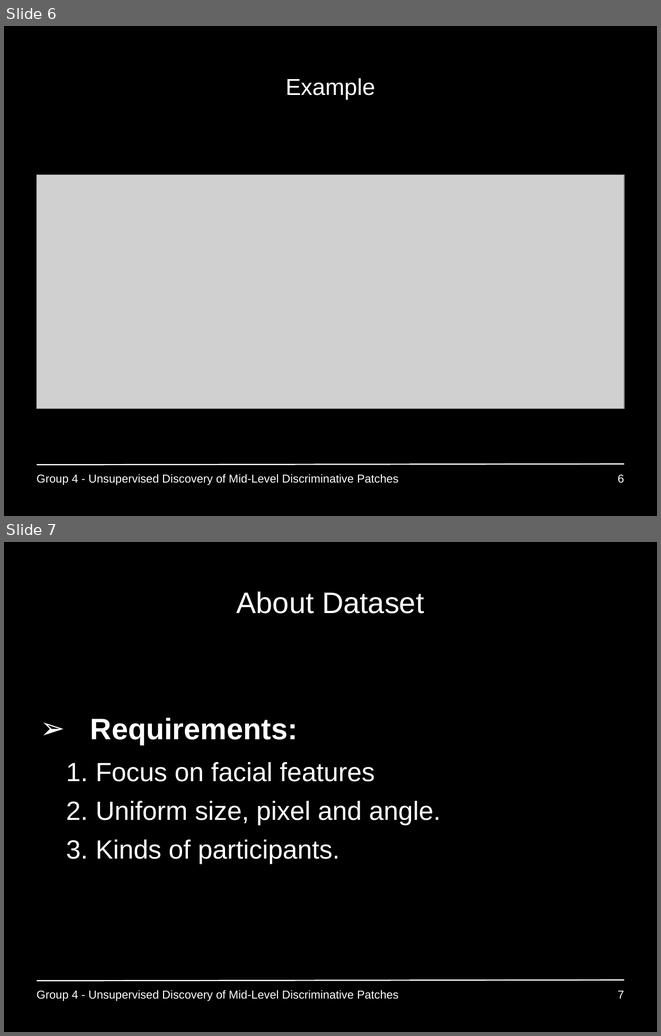
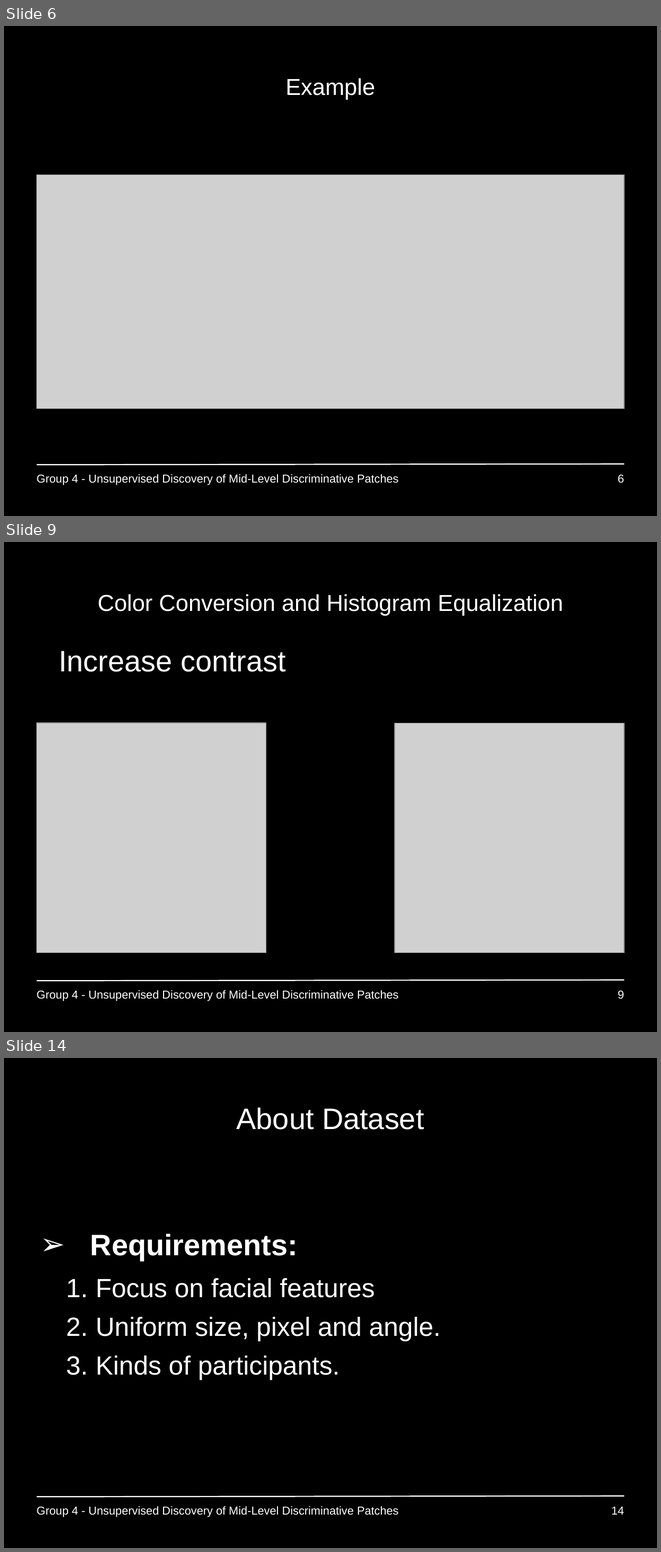
Before and after one commit to GiannisPapadopoulos/DiscriminativePatches, a slide deck: presentations/period3/MAI_Project1_Group4.ppt. Shown one above the other, each under a label of ours: slides 6 and 7 before the commit, slides 6, 9 and 14 after it; the slides between them are not shown. The pictures are 661x1036 and 661x1552 pixels, drawn with LibreOffice and Linux fonts; fonts in the diff are those of the drawing; grey boxes stand for pictures; background and template pictures are left out. Boxes give left, top, right and bottom in pixels: in the first picture for what was removed or moved away, otherwise in the second. Text is boxed around its words. In the diff, an @@ line names an element or a change of style, - is before the commit and + after.

```diff
--- a/presentations/period3/MAI_Project1_Group4.ppt
+++ b/presentations/period3/MAI_Project1_Group4.ppt
@@ slide 9 added at box(4, 542, 657, 1032), background #000000; not listed: 1 template element that a slide beside it also shows @@
@@ title added at box(98, 594, 563, 616), 28 pt, text #FFFFFF @@
+Color Conversion and Histogram Equalization
@@ text added at box(59, 651, 286, 672), 36 pt, text #FFFFFF @@
+• Increase contrast
@@ picture added at box(36, 723, 266, 953) @@
@@ picture added at box(395, 723, 625, 953) @@
@@ text added at box(36, 990, 399, 1000), 14 pt, text #FFFFFF @@
+Group 4 - Unsupervised Discovery of Mid-Level Discriminative Patches
@@ page number added at box(618, 990, 624, 999), 14 pt, text #FFFFFF @@
+9
@@ what was slide 7 is now slide 14 @@
@@ page number at box(611, 1506, 624, 1514): text changed @@
-7
+14
```
Also in this commit, not shown: 11 slides changed, 6 other slides added.
